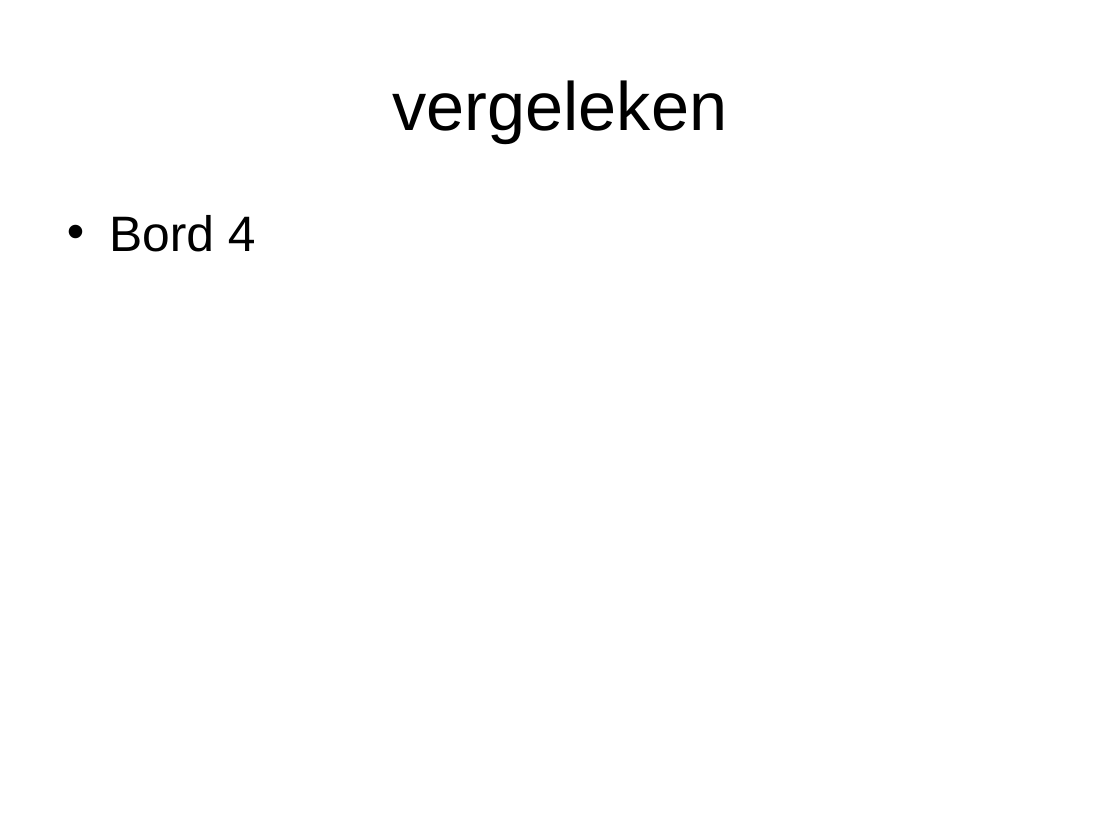
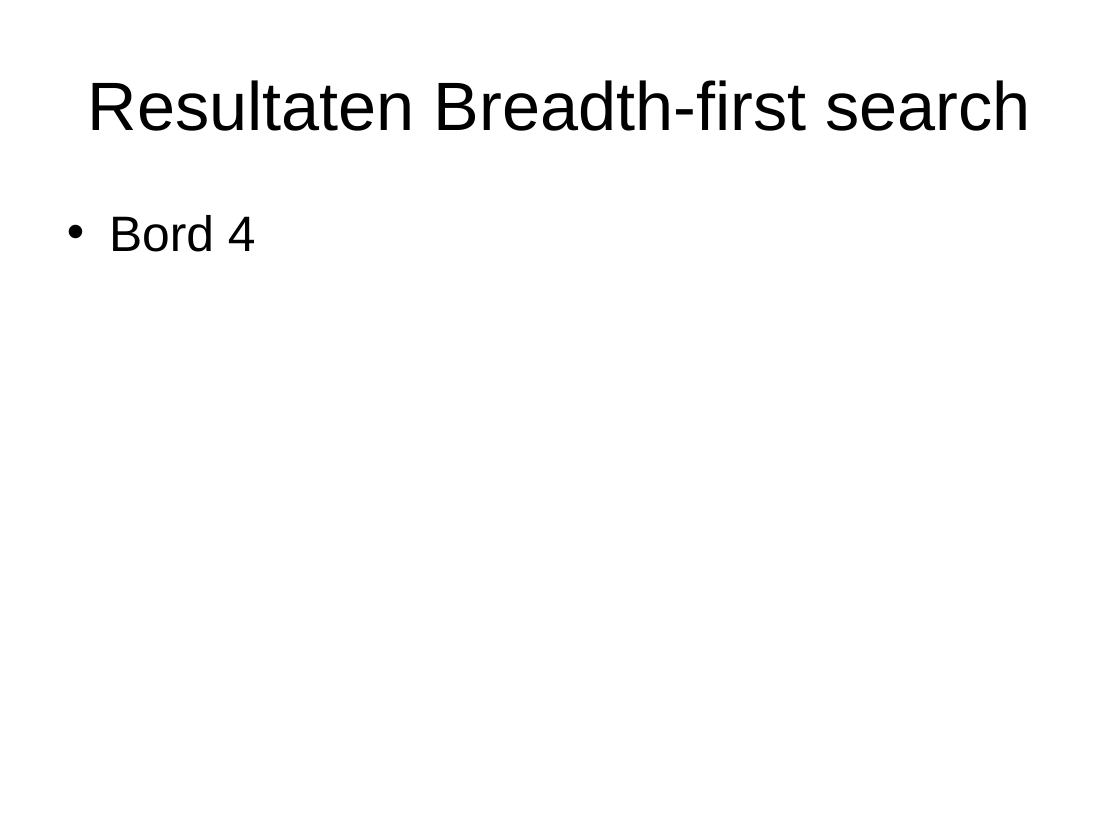
Before and after one commit to A-meerdervan/RushHourGit, a slide deck: slide 9 of eindpresentatie.ppt (slide 8 before the commit). Drawn at 1120x840 pixels with LibreOffice and Linux fonts; fonts in the diff are those of the drawing; background and template pictures are left out. Boxes give left, top, right and bottom in pixels: in the first picture for what was removed or moved away, otherwise in the second. Text is boxed around its words. In the diff, an @@ line names an element or a change of style, - is before the commit and + after.

```diff
--- a/eindpresentatie.ppt
+++ b/eindpresentatie.ppt
@@ title at box(88, 80, 1030, 131): text changed @@
-vergeleken
+Resultaten Breadth-first search
```
Also in this commit, not shown: 4 other slides changed, 1 slide added, 1 other file.
